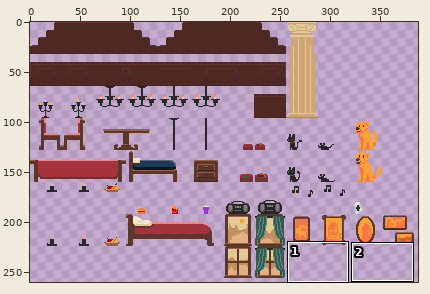
Sprite sheet: assets/graphics/props/Props_Spritesheet.png. The picture above shows the old version from afar; the outline marks the close-up.
Close-up. First the earlier version:
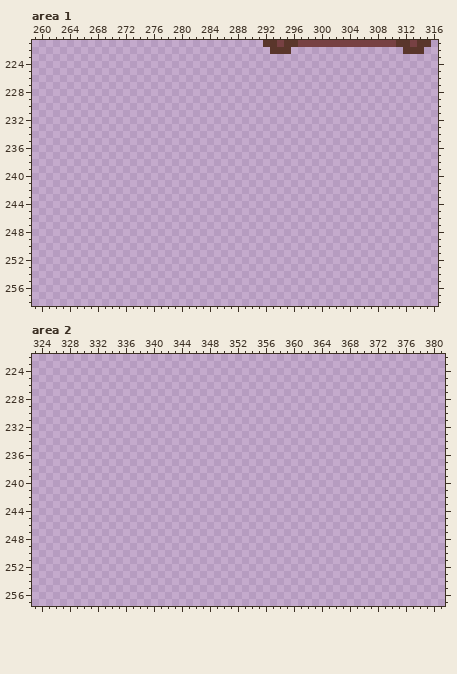
The file is 512x512 pixels. Shown: area 1: x 259..316, y 221..258; area 2: x 323..381, y 222..257. The wide view leaves out empty margins.
The result:
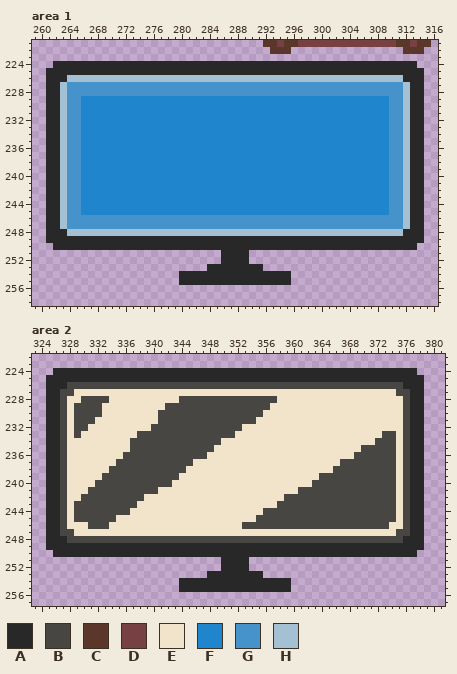
Palette (. is transparent): A #292828  B #474643  C #5a362b  D #774143  E #f2e4ca  F #1f85cd  G #4593ca  H #a3c1d3
Diff:
Changed rows in their new state; - is an unchanged pixel.
Area 1:
first column x 261:
224 -AAAAAAAAAAAAAAAAAAAAAAAAAAAAAAAAAAAAAAAAAAAAAAAAAAAA-
225 AAAAAAAAAAAAAAAAAAAAAAAAAAAAAAAAAAAAAAAAAAAAAAAAAAAAAA
226 AAAHHHHHHHHHHHHHHHHHHHHHHHHHHHHHHHHHHHHHHHHHHHHHHHHAAA
227 AAHGGGGGGGGGGGGGGGGGGGGGGGGGGGGGGGGGGGGGGGGGGGGGGGGHAA
228 AAHGGGGGGGGGGGGGGGGGGGGGGGGGGGGGGGGGGGGGGGGGGGGGGGGHAA
229 AAHGGFFFFFFFFFFFFFFFFFFFFFFFFFFFFFFFFFFFFFFFFFFFFGGHAA
230 AAHGGFFFFFFFFFFFFFFFFFFFFFFFFFFFFFFFFFFFFFFFFFFFFGGHAA
231 AAHGGFFFFFFFFFFFFFFFFFFFFFFFFFFFFFFFFFFFFFFFFFFFFGGHAA
232 AAHGGFFFFFFFFFFFFFFFFFFFFFFFFFFFFFFFFFFFFFFFFFFFFGGHAA
233 AAHGGFFFFFFFFFFFFFFFFFFFFFFFFFFFFFFFFFFFFFFFFFFFFGGHAA
234 AAHGGFFFFFFFFFFFFFFFFFFFFFFFFFFFFFFFFFFFFFFFFFFFFGGHAA
235 AAHGGFFFFFFFFFFFFFFFFFFFFFFFFFFFFFFFFFFFFFFFFFFFFGGHAA
236 AAHGGFFFFFFFFFFFFFFFFFFFFFFFFFFFFFFFFFFFFFFFFFFFFGGHAA
237 AAHGGFFFFFFFFFFFFFFFFFFFFFFFFFFFFFFFFFFFFFFFFFFFFGGHAA
238 AAHGGFFFFFFFFFFFFFFFFFFFFFFFFFFFFFFFFFFFFFFFFFFFFGGHAA
239 AAHGGFFFFFFFFFFFFFFFFFFFFFFFFFFFFFFFFFFFFFFFFFFFFGGHAA
240 AAHGGFFFFFFFFFFFFFFFFFFFFFFFFFFFFFFFFFFFFFFFFFFFFGGHAA
241 AAHGGFFFFFFFFFFFFFFFFFFFFFFFFFFFFFFFFFFFFFFFFFFFFGGHAA
242 AAHGGFFFFFFFFFFFFFFFFFFFFFFFFFFFFFFFFFFFFFFFFFFFFGGHAA
243 AAHGGFFFFFFFFFFFFFFFFFFFFFFFFFFFFFFFFFFFFFFFFFFFFGGHAA
244 AAHGGFFFFFFFFFFFFFFFFFFFFFFFFFFFFFFFFFFFFFFFFFFFFGGHAA
245 AAHGGFFFFFFFFFFFFFFFFFFFFFFFFFFFFFFFFFFFFFFFFFFFFGGHAA
246 AAHGGGGGGGGGGGGGGGGGGGGGGGGGGGGGGGGGGGGGGGGGGGGGGGGHAA
247 AAHGGGGGGGGGGGGGGGGGGGGGGGGGGGGGGGGGGGGGGGGGGGGGGGGHAA
248 AAAHHHHHHHHHHHHHHHHHHHHHHHHHHHHHHHHHHHHHHHHHHHHHHHHAAA
249 AAAAAAAAAAAAAAAAAAAAAAAAAAAAAAAAAAAAAAAAAAAAAAAAAAAAAA
250 -AAAAAAAAAAAAAAAAAAAAAAAAAAAAAAAAAAAAAAAAAAAAAAAAAAAA-
251 -------------------------AAAA-------------------------
252 -------------------------AAAA-------------------------
253 -----------------------AAAAAAAA-----------------------
254 -------------------AAAAAAAAAAAAAAAA-------------------
255 -------------------AAAAAAAAAAAAAAAA-------------------
Area 2:
first column x 325:
224 -AAAAAAAAAAAAAAAAAAAAAAAAAAAAAAAAAAAAAAAAAAAAAAAAAAAA-
225 AAAAAAAAAAAAAAAAAAAAAAAAAAAAAAAAAAAAAAAAAAAAAAAAAAAAAA
226 AAABBBBBBBBBBBBBBBBBBBBBBBBBBBBBBBBBBBBBBBBBBBBBBBBAAA
227 AABBEEEEEEEEEEEEEEEEEEEEEEEEEEEEEEEEEEEEEEEEEEEEEEBBAA
228 AABEEBBBBEEEEEEEEEEBBBBBBBBBBBBBBEEEEEEEEEEEEEEEEEEBAA
229 AABEBBBBEEEEEEEEEBBBBBBBBBBBBBBBEEEEEEEEEEEEEEEEEEEBAA
230 AABEBBBBEEEEEEEEBBBBBBBBBBBBBBBEEEEEEEEEEEEEEEEEEEEBAA
231 AABEBBBEEEEEEEEEBBBBBBBBBBBBBBEEEEEEEEEEEEEEEEEEEEEBAA
232 AABEBBEEEEEEEEEBBBBBBBBBBBBBEEEEEEEEEEEEEEEEEEEEEEEBAA
233 AABEBEEEEEEEEBBBBBBBBBBBBBBEEEEEEEEEEEEEEEEEEEEEBBEBAA
234 AABEEEEEEEEEBBBBBBBBBBBBBEEEEEEEEEEEEEEEEEEEEEEBBBEBAA
235 AABEEEEEEEEEBBBBBBBBBBBBEEEEEEEEEEEEEEEEEEEEEBBBBBEBAA
236 AABEEEEEEEEBBBBBBBBBBBBEEEEEEEEEEEEEEEEEEEEEBBBBBBEBAA
237 AABEEEEEEEBBBBBBBBBBBEEEEEEEEEEEEEEEEEEEEEBBBBBBBBEBAA
238 AABEEEEEEBBBBBBBBBBBEEEEEEEEEEEEEEEEEEEEEBBBBBBBBBEBAA
239 AABEEEEEBBBBBBBBBBBEEEEEEEEEEEEEEEEEEEEBBBBBBBBBBBEBAA
240 AABEEEEBBBBBBBBBBBEEEEEEEEEEEEEEEEEEEEBBBBBBBBBBBBEBAA
241 AABEEEBBBBBBBBBBEEEEEEEEEEEEEEEEEEEEBBBBBBBBBBBBBBEBAA
242 AABEEBBBBBBBBBEEEEEEEEEEEEEEEEEEEEBBBBBBBBBBBBBBBBEBAA
243 AABEBBBBBBBBBEEEEEEEEEEEEEEEEEEEEBBBBBBBBBBBBBBBBBEBAA
244 AABEBBBBBBBBEEEEEEEEEEEEEEEEEEEBBBBBBBBBBBBBBBBBBBEBAA
245 AABEBBBBBBEEEEEEEEEEEEEEEEEEEEBBBBBBBBBBBBBBBBBBBBEBAA
246 AABEEEBBBEEEEEEEEEEEEEEEEEEEBBBBBBBBBBBBBBBBBBBBBEEBAA
247 AABBEEEEEEEEEEEEEEEEEEEEEEEEEEEEEEEEEEEEEEEEEEEEEEBBAA
248 AAABBBBBBBBBBBBBBBBBBBBBBBBBBBBBBBBBBBBBBBBBBBBBBBBAAA
249 AAAAAAAAAAAAAAAAAAAAAAAAAAAAAAAAAAAAAAAAAAAAAAAAAAAAAA
250 -AAAAAAAAAAAAAAAAAAAAAAAAAAAAAAAAAAAAAAAAAAAAAAAAAAAA-
251 -------------------------AAAA-------------------------
252 -------------------------AAAA-------------------------
253 -----------------------AAAAAAAA-----------------------
254 -------------------AAAAAAAAAAAAAAAA-------------------
255 -------------------AAAAAAAAAAAAAAAA-------------------
Changed places in both close-ups, as pixel boxes (x1, y1, x2, y2):
added: (46, 61, 424, 285)
added: (46, 368, 424, 592)
